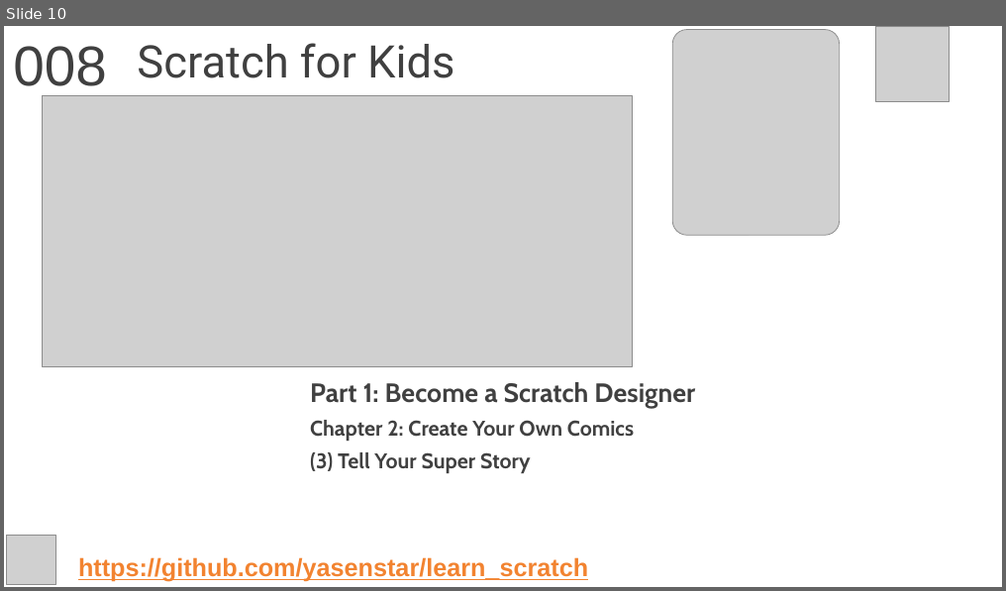
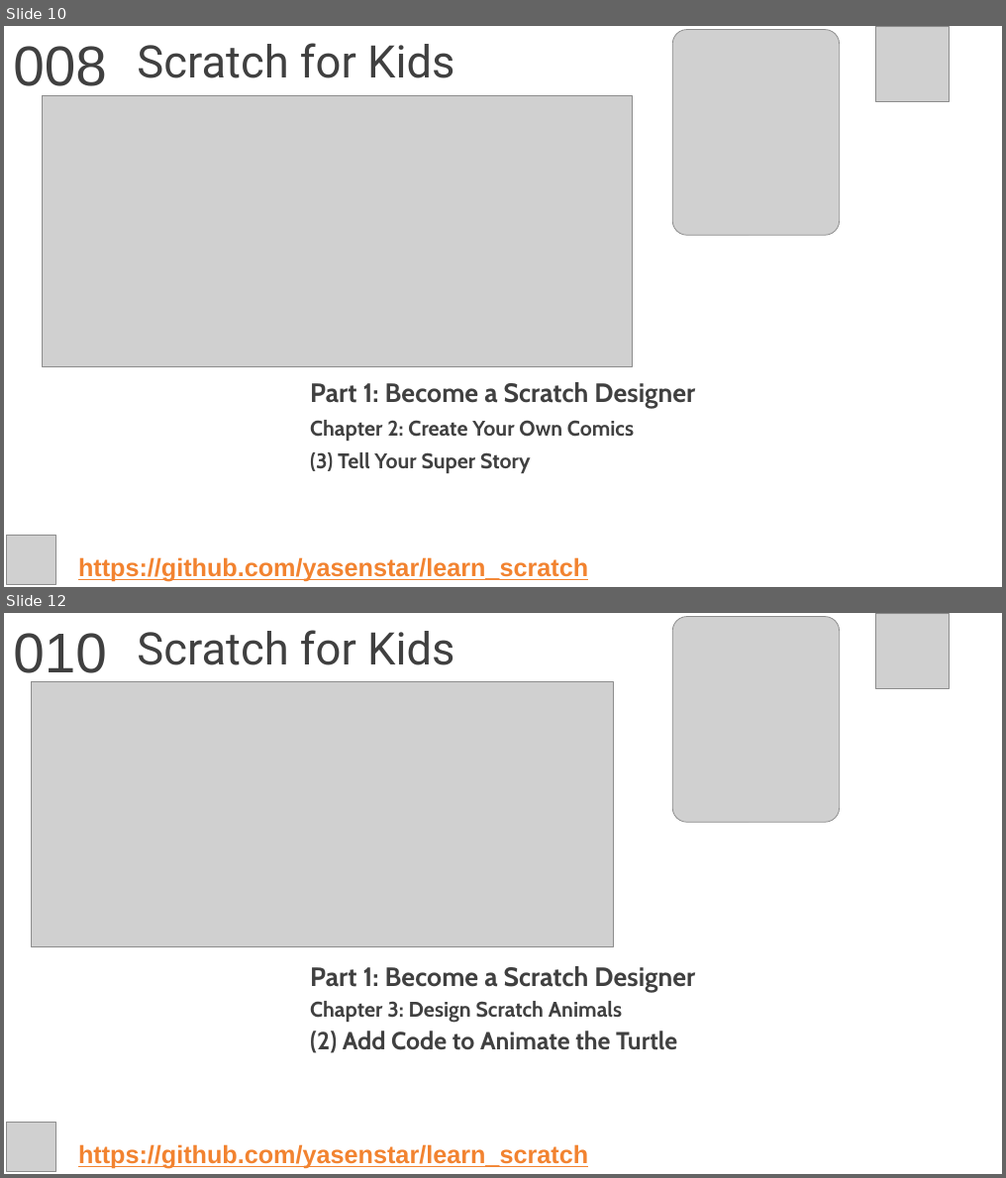
Before and after one commit to yasenstar/learn_scratch, a slide deck: scratch4kids/Scratch4Kids.pptx. Shown one above the other, each under a label of ours: slide 10 before the commit, slides 10 and 12 after it; the slides between them are not shown. The pictures are 1006x591 and 1006x1178 pixels, drawn with LibreOffice and Linux fonts; fonts in the diff are those of the drawing; grey boxes stand for pictures; background and template pictures are left out. Boxes give left, top, right and bottom in pixels: in the first picture for what was removed or moved away, otherwise in the second. Text is boxed around its words. In the diff, an @@ line names an element or a change of style, - is before the commit and + after.

Commit message:
prepare chapter 3

```diff
--- a/scratch4kids/Scratch4Kids.pptx
+++ b/scratch4kids/Scratch4Kids.pptx
@@ slide 12 added at <box>4,613,1002,1174</box>, background picture (left out) @@
@@ text added at <box>13,633,107,682</box>, 54 pt, text #404040 @@
+010
@@ title added at <box>137,630,454,665</box>, 43.2 pt, text #404040 @@
+Scratch for Kids
@@ picture added at <box>672,617,840,823</box> @@
@@ picture added at <box>876,614,949,688</box> @@
@@ picture added at <box>31,682,614,947</box> @@
@@ subtitle added at <box>310,966,695,1054</box>, 20.4 pt, text #404040, bold @@
+Part 1: Become a Scratch Designer
+Chapter 3: Design Scratch Animals
+(2) Add Code to Animate the Turtle
@@ picture added at <box>7,1123,56,1172</box> @@
@@ text added at <box>78,1145,588,1169</box>, 24 pt, text #F28330, bold, underline @@
+https://github.com/yasenstar/learn_scratch
```
Also in this commit, not shown: 3 other slides added, 1 other file.
